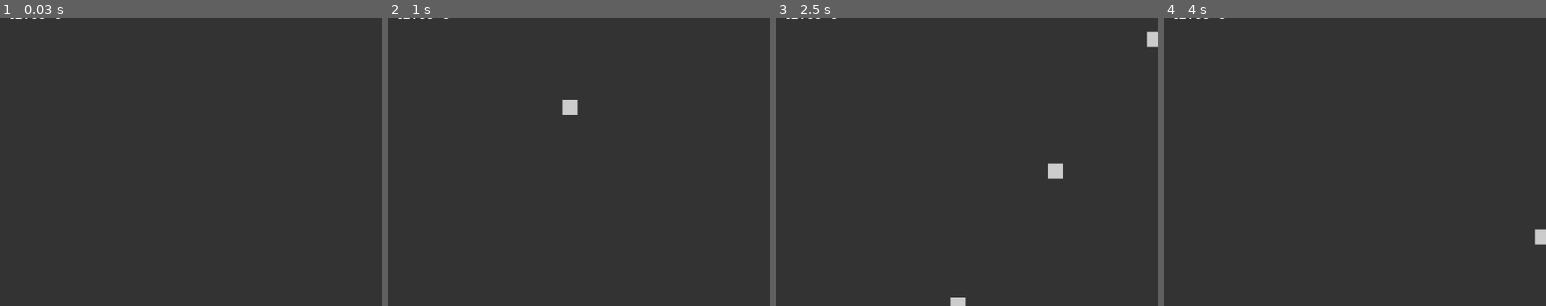
Above: before the commit, frames 1-4 (left to right).
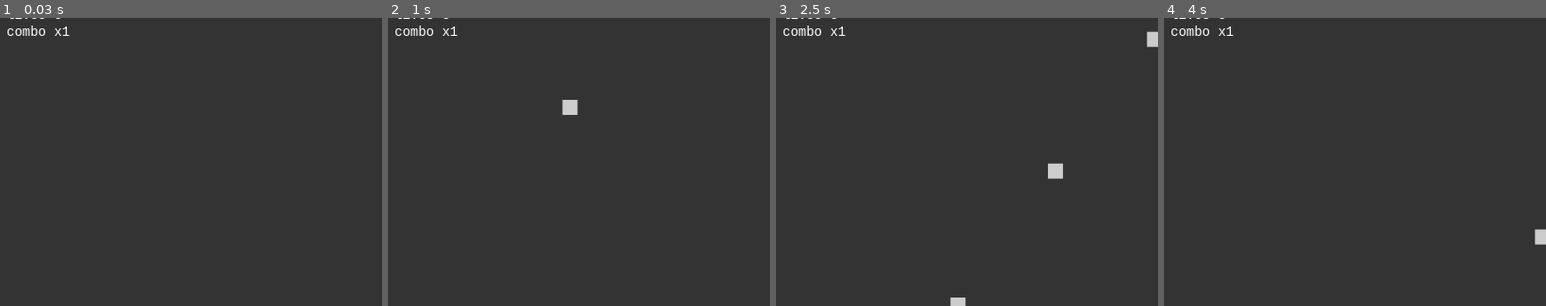
Above: after the commit, the same moments.

Repository: ajsai47/bot-arcade
Game: browser game, page index.html
Same seed, same stepped clock (60 frames per second), same inputs: the game is played once before the commit and once after it.
Inputs (mouse positions are % of the whole screen's width and height, from its top left):
- Up to frame 1 (0.03 s): no input
- Up to frame 2 (1 s): click (50, 50) at 0.27 s
- Up to frame 3 (2.5 s): tap Right at 1.03 s
- Up to frame 4 (4 s): no input
The pictures show only the part of the screen within x 1-51%, y 7-57%; the shares and areas given below are measured in that part.

The runs differ from the first frame. In frame 1, 0.2% of the frame differs, in the area x 1-19%, y 2-7%; in frame 2, 0.2%; in frame 3, 0.2%; in frame 4, 0.2%.

Commit message:
Add catch particle feedback and capped combo scoring
Co-Authored-By: AJ Green <aj@aicollective.com>

Diff:
--- a/src/game.js
+++ b/src/game.js
@@ -16,6 +16,10 @@
     score: 0,
     lives: STARTING_LIVES,
     gameOverTime: 0,
+    combo: 1,
+    streak: 0,
+    particles: [],
+    floatingScores: [],
     time: 0,
   };
 }
@@ -36,6 +40,18 @@
 }
 
 export function update(state, input, dt) {
+  for (const particle of state.particles) {
+    particle.x += particle.vx * dt;
+    particle.y += particle.vy * dt;
+    particle.vy += 180 * dt;
+    particle.life -= dt;
+  }
+  state.particles = state.particles.filter((particle) => particle.life > 0);
+  for (const text of state.floatingScores) {
+    text.y -= 40 * dt;
+    text.life -= dt;
+  }
+  state.floatingScores = state.floatingScores.filter((text) => text.life > 0);
   if (state.lives === 0) {
     state.gameOverTime += dt;
     if (state.demo ? state.gameOverTime >= DEMO_RESTART_DELAY : input.restart) {
@@ -61,11 +77,21 @@
   state.comets = state.comets.filter((c) => {
     const caught = c.y + c.r >= p.y && c.x >= p.x && c.x <= p.x + p.w && c.y < p.y + p.h;
     if (caught) {
-      state.score += 1;
+      state.streak += 1;
+      state.combo = Math.min(state.streak, 5);
+      state.score += state.combo;
+      state.floatingScores.push({ x: c.x, y: p.y - 12, value: state.combo, life: 1 });
+      for (let i = 0; i < 16; i++) {
+        const angle = i * Math.PI * 2 / 16;
+        const speed = 70 + (i % 3) * 25;
+        state.particles.push({ x: c.x, y: p.y, vx: Math.cos(angle) * speed, vy: Math.sin(angle) * speed - 60, life: 0.7 });
+      }
       return false;
     }
     if (c.y + c.r >= state.height) {
       state.lives = Math.max(0, state.lives - 1);
+      state.streak = 0;
+      state.combo = 1;
       return false;
     }
     return true;
--- a/src/render.js
+++ b/src/render.js
@@ -9,10 +9,25 @@
   ctx.fillStyle = '#999';
   ctx.fillRect(p.x, p.y, p.w, p.h);
 
+  ctx.save();
+  ctx.fillStyle = '#ffd166';
+  for (const particle of state.particles) {
+    ctx.globalAlpha = particle.life / 0.7;
+    ctx.fillRect(particle.x - 2, particle.y - 2, 4, 4);
+  }
+  ctx.font = 'bold 22px monospace';
+  ctx.textAlign = 'center';
+  for (const text of state.floatingScores) {
+    ctx.globalAlpha = text.life;
+    ctx.fillText('+' + text.value, Math.max(20, Math.min(state.width - 20, text.x)), text.y);
+  }
+  ctx.restore();
+
   ctx.fillStyle = '#fff';
   ctx.font = '14px monospace';
   ctx.fillText('score ' + state.score, 8, 18);
   ctx.fillText('lives ' + state.lives, 8, 36);
+  ctx.fillText('combo x' + state.combo, 8, 54);
 
   if (state.lives === 0) {
     ctx.fillStyle = 'rgba(0, 0, 0, 0.75)';
--- /dev/null
+++ b/tests/game.test.mjs
@@ -0,0 +1,37 @@
+import test from 'node:test';
+import assert from 'node:assert/strict';
+import { createState, update } from '../src/game.js';
+
+test('catches award capped combo points and create temporary feedback', () => {
+  const state = createState(640, 480);
+  state.spawnTimer = 100;
+  for (let i = 1; i <= 7; i++) {
+    state.comets = [{ x: 320, y: 444, r: 8, vy: 0 }];
+    update(state, {}, 0);
+    assert.equal(state.combo, Math.min(i, 5));
+    assert.equal(state.floatingScores.at(-1).value, state.combo);
+    assert.equal(state.particles.at(-1).x, 320);
+    assert.equal(state.particles.at(-1).y, state.paddle.y);
+  }
+  assert.equal(state.score, 25);
+  assert.equal(state.particles.length, 112);
+  update(state, {}, 1.1);
+  assert.deepEqual(state.particles, []);
+  assert.deepEqual(state.floatingScores, []);
+});
+
+test('a miss resets the combo and the next catch awards one point', () => {
+  const state = createState(640, 480);
+  state.spawnTimer = 100;
+  state.streak = 4;
+  state.combo = 4;
+  state.comets = [{ x: 10, y: 500, r: 8, vy: 0 }];
+  update(state, {}, 0);
+  assert.equal(state.combo, 1);
+  assert.equal(state.streak, 0);
+  assert.equal(state.score, 0);
+  assert.deepEqual(state.particles, []);
+  state.comets = [{ x: 320, y: 444, r: 8, vy: 0 }];
+  update(state, {}, 0);
+  assert.equal(state.score, 1);
+});
